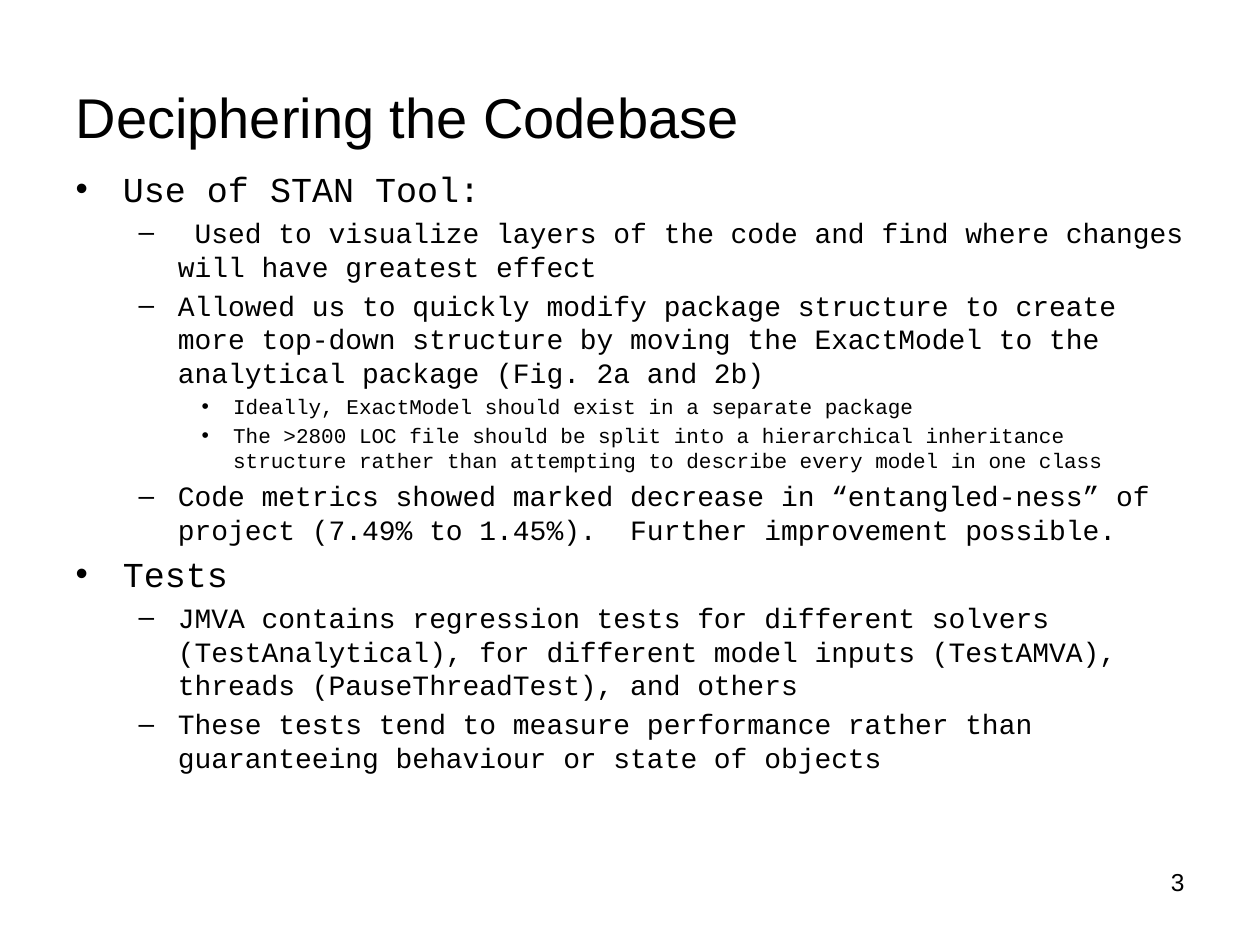
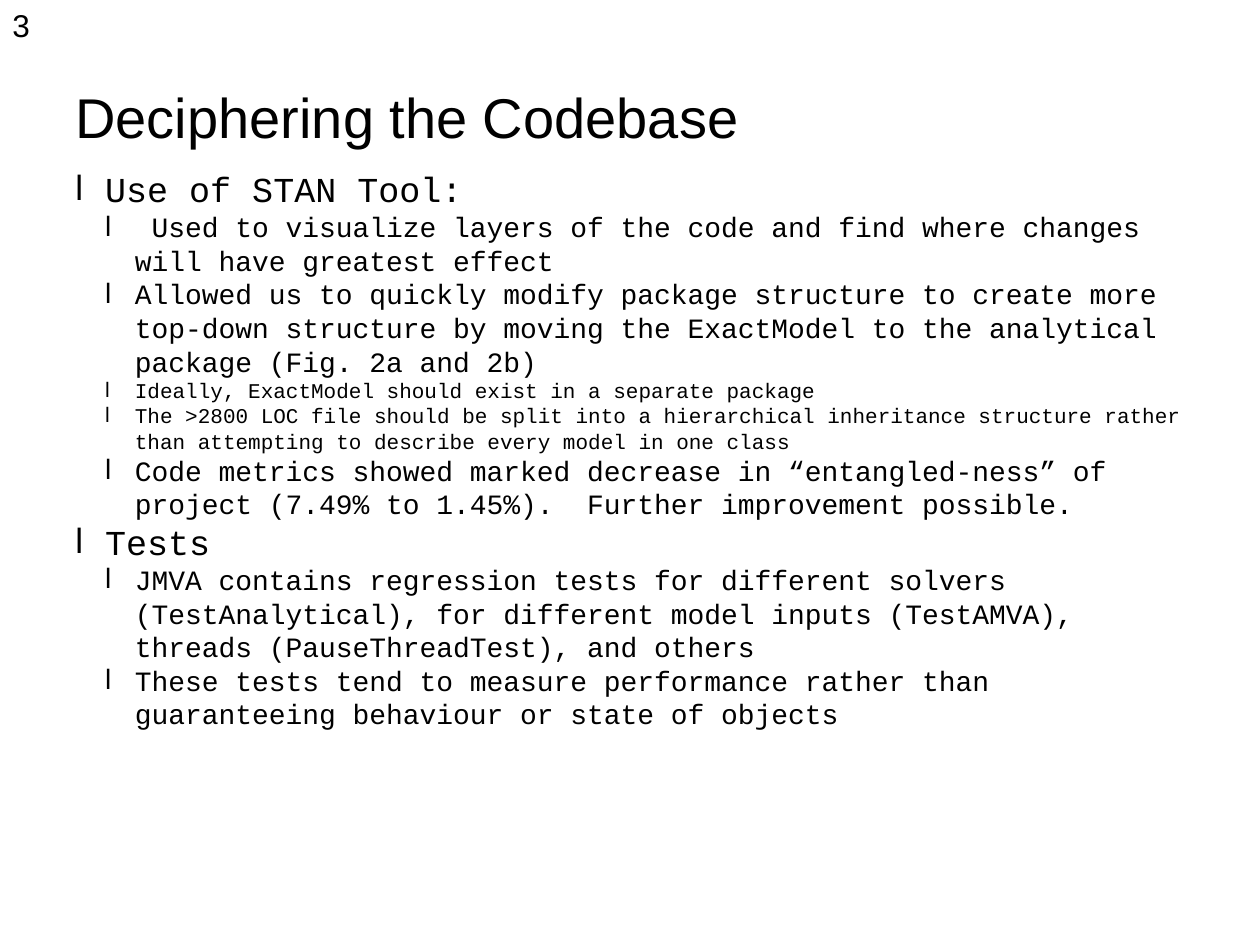
Before and after one commit to pavelgrib/SE_CW1, a slide deck: slide 6 of jmva_presentation.pptx. Drawn at 1260x945 pixels with LibreOffice and Linux fonts; fonts in the diff are those of the drawing; background and template pictures are left out. Boxes give left, top, right and bottom in pixels: in the first picture for what was removed or moved away, otherwise in the second. Text is boxed around its words. In the diff, an @@ line names an element or a change of style, - is before the commit and + after.

```diff
--- a/jmva_presentation.pptx
+++ b/jmva_presentation.pptx
@@ text "3": place and size @@
-text "3" at (1171,874,1185,892)
+text "3" at (12,15,30,38)
@@ text "3" at (12,15,30,38): size 14 to 18 pt; alignment right to left @@
@@ text "Use of STAN Tool:" at (105,178,1180,730): bullet • to l; less space between paragraphs; bullet – to l; list level 3 to 2 in "Ideally, ExactModel should exist in ..."; list level 3 to 2 in "The >2800 LOC file should ..." @@
```
Also in this commit, not shown: 8 other slides changed.
